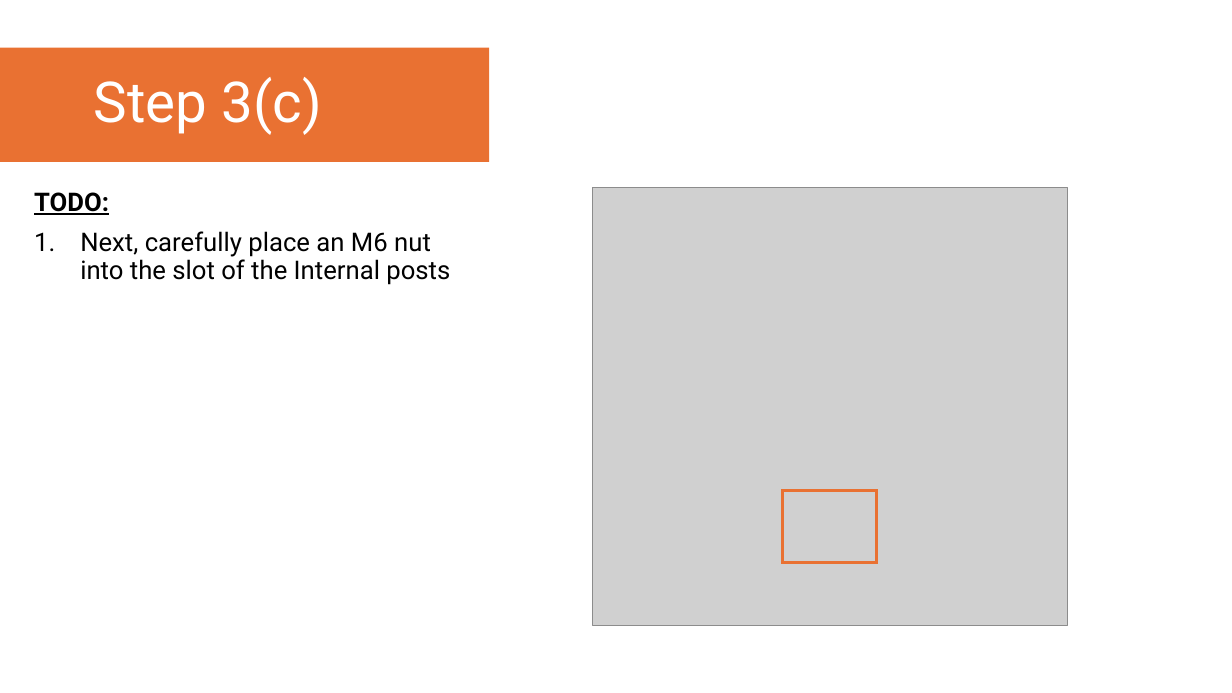
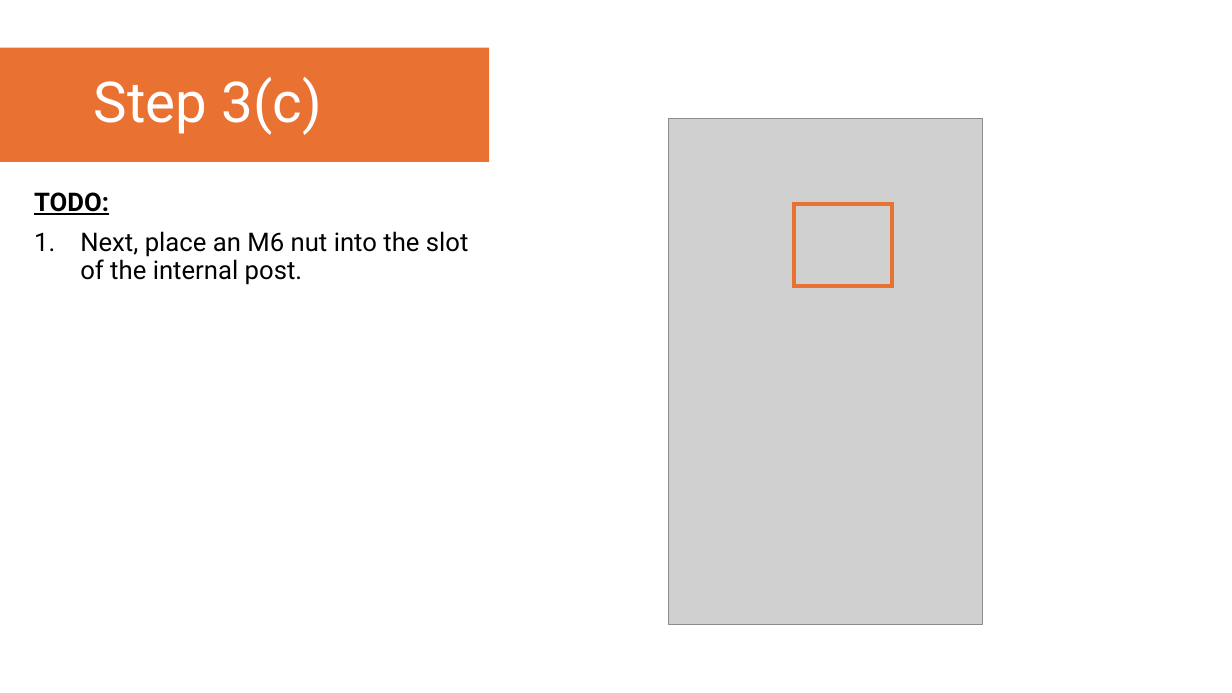
Before and after one commit to YoItsLewis/Open-Fourier-Ptychographic-Microscopy, a slide deck: slide 12 of Assembly Instructions/OpenFPM - Illuminator Assembly Instructions.pptx (slide 13 before the commit). Drawn at 1232x693 pixels with LibreOffice and Linux fonts; fonts in the diff are those of the drawing; grey boxes stand for pictures. Boxes give left, top, right and bottom in pixels: in the first picture for what was removed or moved away, otherwise in the second. Text is boxed around its words. In the diff, an @@ line names an element or a change of style, - is before the commit and + after.

```diff
--- a/Assembly Instructions/OpenFPM - Illuminator Assembly Instructions.pptx
+++ b/Assembly Instructions/OpenFPM - Illuminator Assembly Instructions.pptx
@@ picture: place and size @@
-picture at <box>593,188,1067,625</box>
+picture at <box>668,118,982,624</box>
@@ rectangle added at <box>794,203,892,286</box>, outline #E97132 3 pt @@
@@ text at <box>80,231,469,285</box>: text changed @@
-1. Next, carefully place an M6 nut into the slot of the Internal posts
+1. Next, place an M6 nut into the slot of the internal post.
@@ rectangle removed at <box>783,491,876,562</box> @@
```
Also in this commit, not shown: 20 other slides changed, 3 slides removed, 31 other files.
